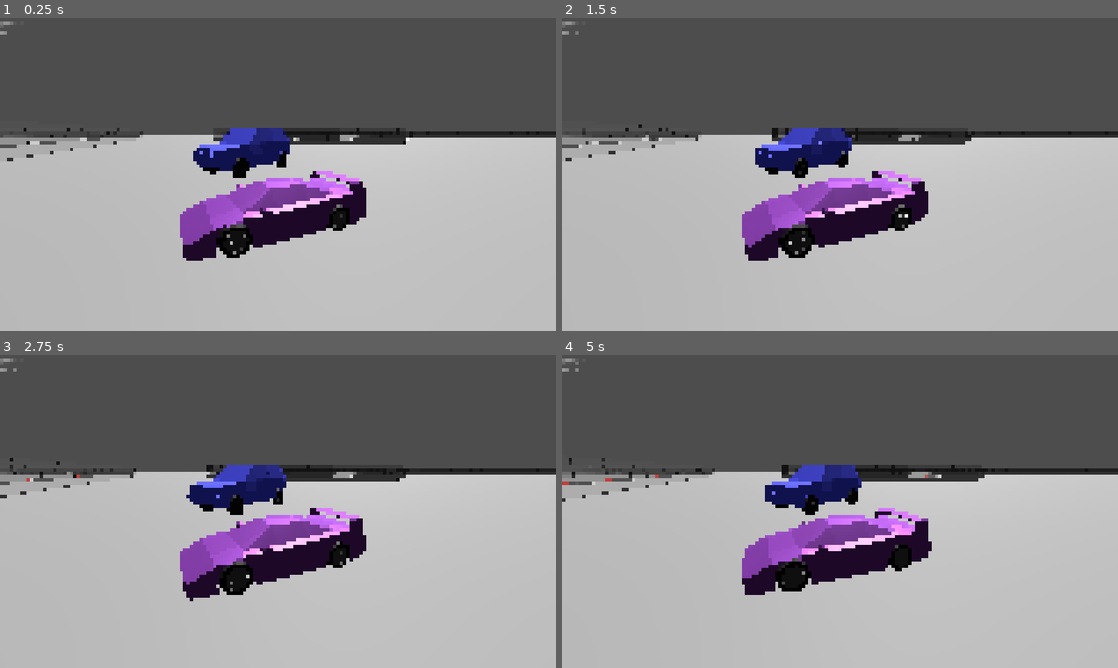
Above: before the commit, frames 1-4 (two rows, left to right).
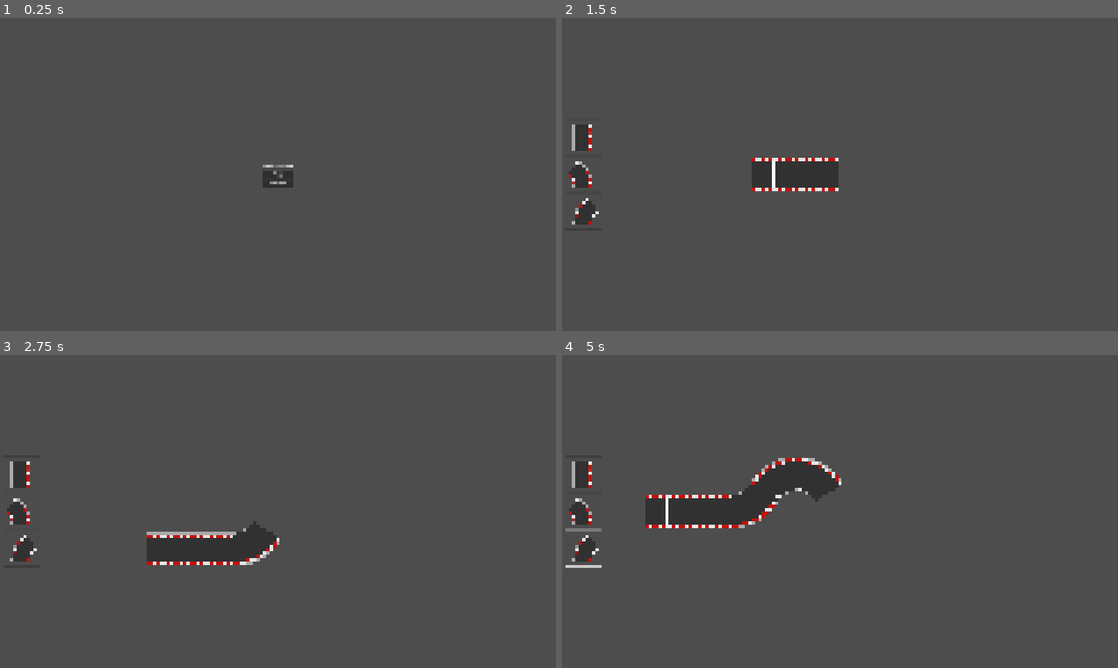
Above: after the commit, the same moments.

Repository: joelhari/my-racing-game
Game: Godot game, scene res://game_controller.tscn
Two runs of this game, one before a commit and one after it. Both use one fixed random seed, a clock stepped at 60 frames per second and the inputs below. Before the commit the project starts from res://game.tscn.
Inputs (mouse positions are in pixels of both pictures, inside the frame that each line leads up to):
- Up to frame 1 (0.25 s): no input
- Up to frame 2 (1.5 s): click (840, 183) at 0.5 s, where only the run after the commit has a clickable "Editor"; click (584, 136) at 1.27 s
- Up to frame 3 (2.75 s): click (22, 511) at 2.02 s
- Up to frame 4 (5 s): click (584, 549) at 2.77 s; tap Enter (menu_confirm) at 3.5 s; hold D (menu_right) 3.53-4.28 s; hold S (break) 3.53-4.28 s; hold F (shift_down) from 4.28 s (still down); tap Down (look_back) at 4.35 s

The runs differ from the first frame. In frame 1, 63% of the frame differs, in the area x 0-100%, y 1-100%; in frame 2, 63%; in frame 3, 63%; in frame 4, 64%.

Commit message:
impl. game controller for changing scenes, impl. main menu

Diff:
--- a/game.tscn
+++ /dev/null
@@ -1,53 +0,0 @@
-[gd_scene format=3 uid="uid://bjtvbf3odn1oi"]
-
-[ext_resource type="PackedScene" uid="uid://c3fh0kq2pckke" path="res://assets/models/tracks/parking_garage_2.glb" id="1_e2o6t"]
-[ext_resource type="PackedScene" uid="uid://ooxmr8h12uw0" path="res://objects/cars/car.tscn" id="2_feb5d"]
-[ext_resource type="Script" uid="uid://bfss2ay3swupq" path="res://camera_controls.gd" id="3_feb5d"]
-[ext_resource type="PackedScene" uid="uid://dkxjluj8gsve1" path="res://objects/tracks/track_1.tscn" id="4_fc0e3"]
-[ext_resource type="PackedScene" uid="uid://c7jp40jn36g3m" path="res://ui/driving_ui.tscn" id="5_7jktm"]
-[ext_resource type="PackedScene" uid="uid://c6j6qx753k25a" path="res://objects/cars/car_3.tscn" id="6_ryrav"]
-
-[sub_resource type="Environment" id="Environment_6kggx"]
-
-[node name="Game" type="Node3D" unique_id=1279629421]
-
-[node name="WorldEnvironment" type="WorldEnvironment" parent="." unique_id=504945264]
-environment = SubResource("Environment_6kggx")
-
-[node name="DirectionalLight3D" type="DirectionalLight3D" parent="." unique_id=1650940499]
-transform = Transform3D(0.69909847, -0.60673296, 0.37833378, 0, 0.5291194, 0.8485474, -0.7150254, -0.5932182, 0.3699065, 0, 7.498417, 0)
-light_energy = 1.8
-light_indirect_energy = 0.5
-
-[node name="Car" parent="." unique_id=305355653 instance=ExtResource("2_feb5d")]
-process_mode = 4
-transform = Transform3D(0.8607708, 0, 0.50899273, 0, 1, 0, -0.50899273, 0, 0.8607708, 57.316803, 0.26447225, 26.502163)
-
-[node name="CameraLookAt" type="Node3D" parent="Car" unique_id=1396160584]
-transform = Transform3D(1, 0, 0, 0, 1, 0, 0, 0, 1, 0, 1.5190289, 0)
-
-[node name="parking_garage_2" parent="." unique_id=2038809731 instance=ExtResource("1_e2o6t")]
-transform = Transform3D(1, 0, 0, 0, 1, 0, 0, 0, 1, -66.77867, 0.12512445, -116.716034)
-
-[node name="Track1" parent="." unique_id=114421550 instance=ExtResource("4_fc0e3")]
-transform = Transform3D(1, 0, 0, 0, 1, 0, 0, 0, 1, 64.5, 0, 10.836)
-
-[node name="DrivingUI" parent="." unique_id=844519246 instance=ExtResource("5_7jktm")]
-
-[node name="Car3" parent="." unique_id=1462057534 instance=ExtResource("6_ryrav")]
-transform = Transform3D(1, 0, 0, 0, 1, 0, 0, 0, 1, 53.24662, 0.1988731, 25.623205)
-
-[node name="CameraLookAt" type="Node3D" parent="Car3" unique_id=1862109960]
-transform = Transform3D(1, 0, 0, 0, 1, 0, 0, 0, 1, 0, 0.8, 0)
-
-[node name="CameraFollow" type="Node3D" parent="." unique_id=217824483 node_paths=PackedStringArray("look_at_node")]
-transform = Transform3D(1, 0, 0, 0, 1, 0, 0, 0, 1, 0, 1.5, 0)
-script = ExtResource("3_feb5d")
-look_at_node = NodePath("../Car3/CameraLookAt")
-
-[node name="Camera3D" type="Camera3D" parent="CameraFollow" unique_id=625482712]
-
-[connection signal="current_car_gear" from="Car" to="DrivingUI" method="_on_car_current_car_gear"]
-[connection signal="current_car_speed" from="Car" to="DrivingUI" method="_on_car_current_car_speed"]
-[connection signal="current_car_gear" from="Car3" to="DrivingUI" method="_on_car_current_car_gear"]
-[connection signal="current_car_speed" from="Car3" to="DrivingUI" method="_on_car_current_car_speed"]
--- /dev/null
+++ b/game_controller.gd
@@ -0,0 +1,65 @@
+class_name GameController
+extends Node
+
+
+@export var node_3d: Node3D
+@export var node_ui: Control
+
+var current_3d_scene: Node3D
+var current_ui_scene: Control
+
+
+func _ready() -> void:
+    Global.game_controller = self
+    current_ui_scene = $UI/MainMenu
+
+
+func change_3d_scene(
+    new_3d_scene_path: String,
+    delete: bool = true,
+    keep_running: bool = false
+) -> void:
+    if current_3d_scene != null:
+        if delete:
+            current_3d_scene.queue_free()
+        elif keep_running:
+            current_3d_scene.visible = false
+        else:
+            node_3d.remove_child(current_3d_scene)
+    if not new_3d_scene_path:
+        current_3d_scene = null
+        node_ui.process_mode = Node.PROCESS_MODE_DISABLED
+        return
+    var new_3d_scene = load(new_3d_scene_path).instantiate()
+    node_3d.add_child(new_3d_scene)
+    current_3d_scene = new_3d_scene
+    _connect_signals()
+
+
+func change_ui_scene(
+    new_ui_scene_path: String,
+    delete: bool = true,
+    keep_running: bool = false
+) -> void:
+    if current_ui_scene != null:
+        if delete:
+            current_ui_scene.queue_free()
+        elif keep_running:
+            current_ui_scene.visible = false
+        else:
+            node_ui.remove_child(current_ui_scene)
+    if not new_ui_scene_path:
+        current_ui_scene = null
+        node_ui.process_mode = Node.PROCESS_MODE_DISABLED
+        return
+    var new_ui_scene = load(new_ui_scene_path).instantiate()
+    node_ui.add_child(new_ui_scene)
+    current_ui_scene = new_ui_scene
+    _connect_signals()
+
+
+func _connect_signals() -> void:
+    if current_3d_scene == null or current_ui_scene == null:
+        return
+    if current_3d_scene.has_method("connect_signals"):
+        current_3d_scene.connect_signals(current_ui_scene)
--- /dev/null
+++ b/game_controller.tscn
@@ -0,0 +1,22 @@
+[gd_scene format=3 uid="uid://beg3ul85n47tl"]
+
+[ext_resource type="Script" uid="uid://6e8o25lkxflq" path="res://game_controller.gd" id="1_3iy47"]
+[ext_resource type="PackedScene" uid="uid://c57vu5s1u5v7t" path="res://ui/main_menu.tscn" id="2_soqow"]
+
+[node name="GameController" type="Node" unique_id=1589369774 node_paths=PackedStringArray("node_3d", "node_ui")]
+script = ExtResource("1_3iy47")
+node_3d = NodePath("Node3D")
+node_ui = NodePath("UI")
+
+[node name="Node3D" type="Node3D" parent="." unique_id=584863019]
+
+[node name="UI" type="Control" parent="." unique_id=1299682442]
+layout_mode = 3
+anchors_preset = 15
+anchor_right = 1.0
+anchor_bottom = 1.0
+grow_horizontal = 2
+grow_vertical = 2
+
+[node name="MainMenu" parent="UI" unique_id=524436045 instance=ExtResource("2_soqow")]
+layout_mode = 1
--- /dev/null
+++ b/global.gd
@@ -0,0 +1,4 @@
+extends Node
+
+
+var game_controller: GameController
--- a/project.godot
+++ b/project.godot
@@ -11,9 +11,13 @@
 [application]
 
 config/name="My Racing Game"
-run/main_scene="uid://bjtvbf3odn1oi"
+run/main_scene="uid://beg3ul85n47tl"
 config/features=PackedStringArray("4.7", "GL Compatibility")
 config/icon="res://icon.svg"
+
+[autoload]
+
+Global="*uid://fxduogl6dow2"
 
 [display]
 
@@ -21,6 +25,10 @@
 window/size/viewport_height=2160
 window/stretch/mode="canvas_items"
 window/stretch/aspect="expand"
+
+[gui]
+
+theme/custom="uid://bardapdjj8yyy"
 
 [input]
 
--- /dev/null
+++ b/scenes/game/game.gd
@@ -0,0 +1,20 @@
+extends Node3D
+
+
+@onready var track: Node3D = $Track
+@onready var car: Car = $Car3
+
+var storage_service: StorageService
+
+
+func _ready() -> void:
+    storage_service = StorageService.new()
+    storage_service.load_track(track)
+
+
+func connect_signals(ui_scene: Control) -> void:
+    assert(ui_scene != null)
+    if ui_scene.has_method("_on_car_current_car_gear"):
+        car.current_car_gear.connect(ui_scene._on_car_current_car_gear)
+    if ui_scene.has_method("_on_car_current_car_speed"):
+        car.current_car_speed.connect(ui_scene._on_car_current_car_speed)
--- /dev/null
+++ b/scenes/game/game.tscn
@@ -0,0 +1,54 @@
+[gd_scene format=3 uid="uid://bjtvbf3odn1oi"]
+
+[ext_resource type="PackedScene" uid="uid://ooxmr8h12uw0" path="res://objects/cars/car.tscn" id="1_5i0tg"]
+[ext_resource type="Script" uid="uid://bgfokg2wdah1e" path="res://scenes/game/game.gd" id="1_bdhmt"]
+[ext_resource type="PackedScene" uid="uid://c3fh0kq2pckke" path="res://assets/models/tracks/parking_garage_2.glb" id="2_bdhmt"]
+[ext_resource type="PackedScene" uid="uid://dkxjluj8gsve1" path="res://objects/tracks/track_1.tscn" id="3_87uf6"]
+[ext_resource type="PackedScene" uid="uid://c6j6qx753k25a" path="res://objects/cars/car_3.tscn" id="5_4j704"]
+[ext_resource type="Script" uid="uid://bfss2ay3swupq" path="res://scenes/game/camera_controls.gd" id="7_87uf6"]
+
+[sub_resource type="Environment" id="Environment_6kggx"]
+
+[node name="Game" type="Node3D" unique_id=1279629421]
+script = ExtResource("1_bdhmt")
+
+[node name="WorldEnvironment" type="WorldEnvironment" parent="." unique_id=504945264]
+environment = SubResource("Environment_6kggx")
+
+[node name="DirectionalLight3D" type="DirectionalLight3D" parent="." unique_id=1650940499]
+transform = Transform3D(0.69909847, -0.60673296, 0.37833378, 0, 0.5291194, 0.8485474, -0.7150254, -0.5932182, 0.3699065, 0, 7.498417, 0)
+light_energy = 1.8
+light_indirect_energy = 0.5
+
+[node name="Car" parent="." unique_id=305355653 instance=ExtResource("1_5i0tg")]
+process_mode = 4
+transform = Transform3D(0.8607708, 0, 0.50899273, 0, 1, 0, -0.50899273, 0, 0.8607708, 57.316803, 0.26447225, 26.502163)
+visible = false
+
+[node name="CameraLookAt" type="Node3D" parent="Car" unique_id=1396160584]
+transform = Transform3D(1, 0, 0, 0, 1, 0, 0, 0, 1, 0, 1.5190289, 0)
+
+[node name="parking_garage_2" parent="." unique_id=2038809731 instance=ExtResource("2_bdhmt")]
+process_mode = 4
+transform = Transform3D(1, 0, 0, 0, 1, 0, 0, 0, 1, -66.77867, 0.12512445, -116.716034)
+visible = false
+
+[node name="Track1" parent="." unique_id=114421550 instance=ExtResource("3_87uf6")]
+process_mode = 4
+transform = Transform3D(1, 0, 0, 0, 1, 0, 0, 0, 1, 64.5, 0, 10.836)
+visible = false
+
+[node name="Track" type="Node3D" parent="." unique_id=126272196]
+
+[node name="Car3" parent="." unique_id=1462057534 instance=ExtResource("5_4j704")]
+transform = Transform3D(-4.371139e-08, 0, -1, 0, 1, 0, 1, 0, -4.371139e-08, -2, 0.2, 0)
+
+[node name="CameraLookAt" type="Node3D" parent="Car3" unique_id=1862109960]
+transform = Transform3D(1, 0, 0, 0, 1, 0, 0, 0, 1, 0, 0.8, 0)
+
+[node name="CameraFollow" type="Node3D" parent="." unique_id=217824483 node_paths=PackedStringArray("look_at_node")]
+transform = Transform3D(-4.371139e-08, 0, -1, 0, 1, 0, 1, 0, -4.371139e-08, -4, 1.5, 0)
+script = ExtResource("7_87uf6")
+look_at_node = NodePath("../Car3/CameraLookAt")
+
+[node name="Camera3D" type="Camera3D" parent="CameraFollow" unique_id=625482712]
--- a/scenes/track_editor/storage_service.gd
+++ b/scenes/track_editor/storage_service.gd
@@ -93,7 +93,6 @@
 
 func _load_start_finish_line(track_node: Node3D, json: JSON) -> Node3D:
     var save_data: Dictionary = json.data
-    print(save_data)
 
     var start_finish_line: Node3D = load(save_data.get("scene_file_path")).instantiate()
     track_node.add_child(start_finish_line)
--- a/scenes/track_editor/track_editor.gd
+++ b/scenes/track_editor/track_editor.gd
@@ -40,6 +40,12 @@
 
 func on_select_road(idx: int) -> void:
     _place_road_at_cursor(idx)
+
+
+func connect_signals(ui_scene: Control) -> void:
+    assert(ui_scene != null)
+    if ui_scene.has_signal("select_road"):
+        ui_scene.select_road.connect(on_select_road)
 
 
 func _ready() -> void:
@@ -112,9 +118,6 @@
     if location_blocked:
         return
     var road: Road = road_scenes.get(road_idx).instantiate()
-
-    print(road_scenes.get(road_idx).resource_path)
-    print(road.scene_file_path)
 
     track.add_child(road)
     road.global_position = TrackEditorUtils.hex_coords_to_world_coords(cursor_coordinates)
--- a/scenes/track_editor/track_editor.tscn
+++ b/scenes/track_editor/track_editor.tscn
@@ -1,7 +1,6 @@
 [gd_scene format=3 uid="uid://b3td1630p1env"]
 
 [ext_resource type="Script" uid="uid://dfh1jmt7fpyc3" path="res://scenes/track_editor/track_editor.gd" id="1_ciioy"]
-[ext_resource type="PackedScene" uid="uid://h8om2uebr1i5" path="res://scenes/track_editor/track_editor_ui.tscn" id="2_36dau"]
 
 [sub_resource type="Environment" id="Environment_ciioy"]
 background_color = Color(1, 1, 1, 1)
@@ -10,8 +9,6 @@
 
 [node name="TrackEditor" type="Node3D" unique_id=1246189780]
 script = ExtResource("1_ciioy")
-
-[node name="TrackEditorUI" parent="." unique_id=956280158 instance=ExtResource("2_36dau")]
 
 [node name="WorldEnvironment" type="WorldEnvironment" parent="." unique_id=1787784667]
 environment = SubResource("Environment_ciioy")
@@ -22,5 +19,3 @@
 size = 100.0
 
 [node name="Track" type="Node3D" parent="." unique_id=1167362517]
-
-[connection signal="select_road" from="TrackEditorUI" to="." method="on_select_road"]
--- /dev/null
+++ b/ui/global_theme.tres
@@ -0,0 +1,6 @@
+[gd_resource type="Theme" format=3 uid="uid://bardapdjj8yyy"]
+
+[resource]
+default_base_scale = 2.0
+default_font_size = 36
+BoxContainer/constants/separation = 8
--- /dev/null
+++ b/ui/main_menu.gd
@@ -0,0 +1,18 @@
+extends Control
+
+
+var game_scene_path: String = "res://scenes/game/game.tscn"
+var game_ui_scene_path: String = "res://ui/driving_ui.tscn"
+var editor_scene_path: String = "res://scenes/track_editor/track_editor.tscn"
+var editor_ui_scene_path: String = "res://scenes/track_editor/track_editor_ui.tscn"
+
+
+
+func _on_button_play_pressed() -> void:
+    Global.game_controller.change_ui_scene(game_ui_scene_path)
+    Global.game_controller.change_3d_scene(game_scene_path)
+
+
+func _on_button_editor_pressed() -> void:
+    Global.game_controller.change_ui_scene(editor_ui_scene_path)
+    Global.game_controller.change_3d_scene(editor_scene_path)
--- /dev/null
+++ b/ui/main_menu.tscn
@@ -0,0 +1,40 @@
+[gd_scene format=3 uid="uid://c57vu5s1u5v7t"]
+
+[ext_resource type="Script" uid="uid://bk727ds4mak8l" path="res://ui/main_menu.gd" id="1_t7e0r"]
+
+[node name="MainMenu" type="Control" unique_id=524436045]
+layout_mode = 3
+anchors_preset = 15
+anchor_right = 1.0
+anchor_bottom = 1.0
+grow_horizontal = 2
+grow_vertical = 2
+script = ExtResource("1_t7e0r")
+
+[node name="CenterContainer" type="CenterContainer" parent="." unique_id=661487936]
+layout_mode = 1
+anchors_preset = 8
+anchor_left = 0.5
+anchor_top = 0.5
+anchor_right = 0.5
+anchor_bottom = 0.5
+grow_horizontal = 2
+grow_vertical = 2
+
+[node name="VBoxContainer" type="VBoxContainer" parent="CenterContainer" unique_id=1603877368]
+layout_mode = 2
+
+[node name="LabelMainMenu" type="Label" parent="CenterContainer/VBoxContainer" unique_id=541345507]
+layout_mode = 2
+text = "Main Menu"
+
+[node name="ButtonPlay" type="Button" parent="CenterContainer/VBoxContainer" unique_id=22973389]
+layout_mode = 2
+text = "Play"
+
+[node name="ButtonEditor" type="Button" parent="CenterContainer/VBoxContainer" unique_id=1522058499]
+layout_mode = 2
+text = "Editor"
+
+[connection signal="pressed" from="CenterContainer/VBoxContainer/ButtonPlay" to="." method="_on_button_play_pressed"]
+[connection signal="pressed" from="CenterContainer/VBoxContainer/ButtonEditor" to="." method="_on_button_editor_pressed"]
Not shown, added: game_controller.gd.uid
Not shown, added: global.gd.uid
Renamed: camera_controls.gd -> scenes/game/camera_controls.gd
Renamed: camera_controls.gd.uid -> scenes/game/camera_controls.gd.uid
Not shown, added: scenes/game/game.gd.uid
Not shown, added: ui/main_menu.gd.uid
